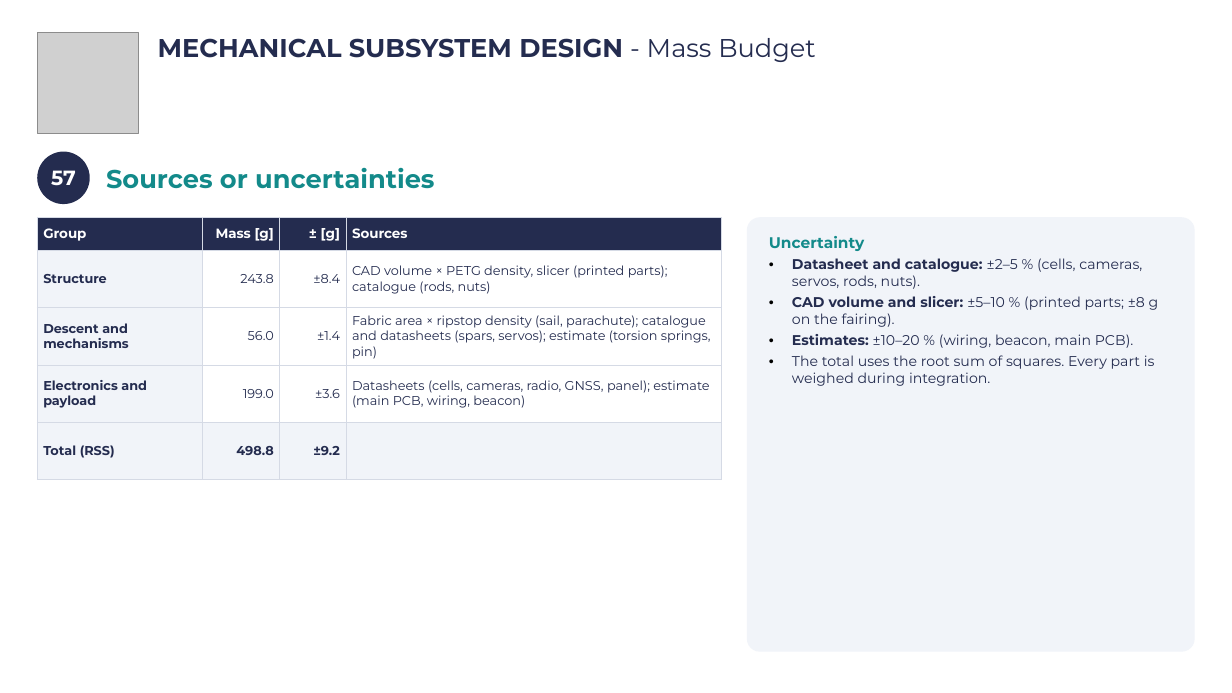
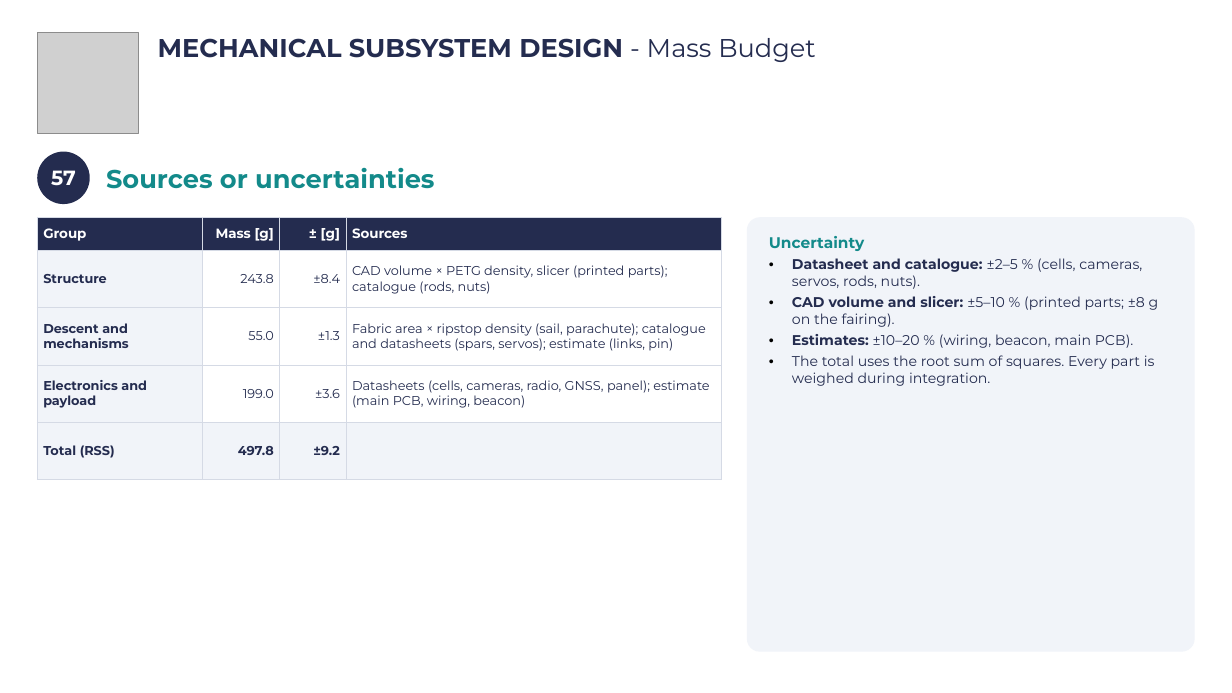
Before and after one commit to Caetano18/proyecto, a slide deck: slide 60 of cansat_pdr/laminas_plantilla/CanSat_PDR_Hermes_completo.pptx. Drawn at 1232x693 pixels with LibreOffice and Linux fonts; fonts in the diff are those of the drawing; grey boxes stand for pictures; background and template pictures are left out. Boxes give left, top, right and bottom in pixels: in the first picture for what was removed or moved away, otherwise in the second. Text is boxed around its words. In the diff, an @@ line names an element or a change of style, - is before the commit and + after.

```diff
--- a/cansat_pdr/laminas_plantilla/CanSat_PDR_Hermes_completo.pptx
+++ b/cansat_pdr/laminas_plantilla/CanSat_PDR_Hermes_completo.pptx
@@ table at (x1=37, y1=217, x2=722, y2=480) @@
-row 3: Descent and mechanisms | 56.0 | ±1.4 | Fabric area × ripstop density (sail, parachute); catalogue and datasheets (spars, servos); estimate (torsion springs, pin)
+row 3: Descent and mechanisms | 55.0 | ±1.3 | Fabric area × ripstop density (sail, parachute); catalogue and datasheets (spars, servos); estimate (links, pin)
-row 5, column 2: 498.8
+row 5, column 2: 497.8
```
Also in this commit, not shown: 13 other slides changed, 34 other files.
